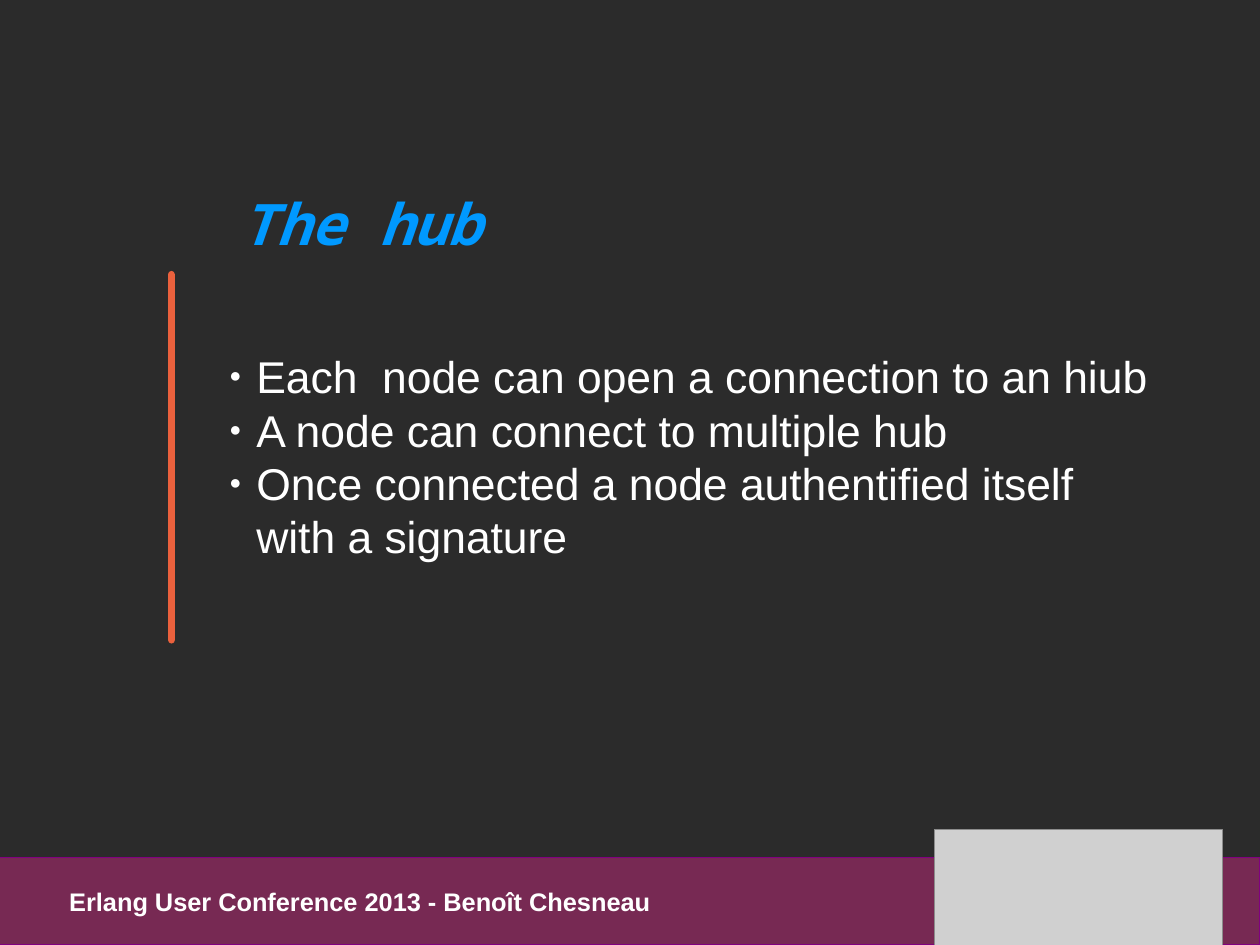
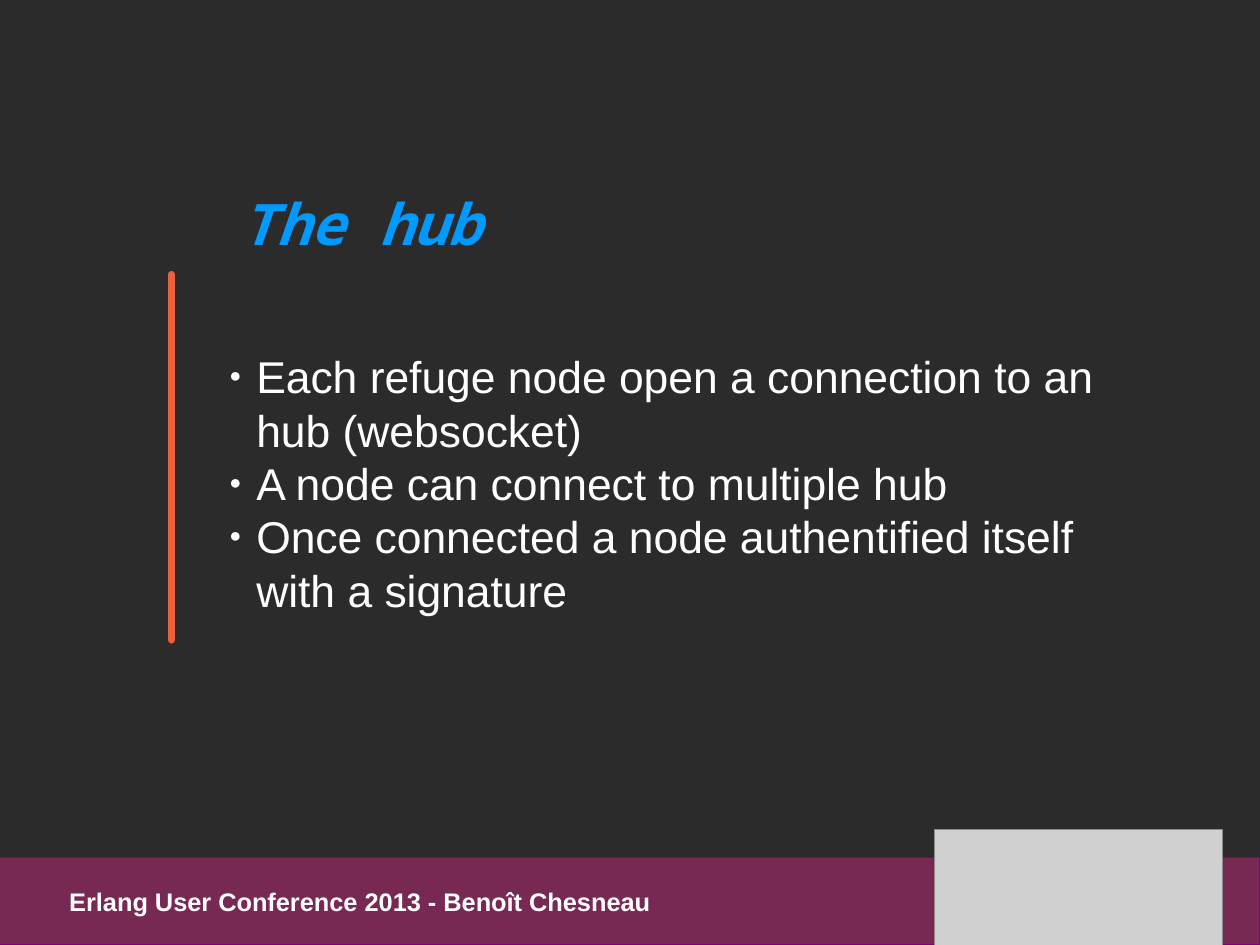
Before and after one commit to refuge/media, a slide deck: slide 34 of slides/pres_refuge_euc2013.odp (slide 30 before the commit). Drawn at 1260x945 pixels with LibreOffice and Linux fonts; fonts in the diff are those of the drawing; grey boxes stand for pictures; background and template pictures are left out; a plain dark background stands for a picture behind light text. Boxes give left, top, right and bottom in pixels: in the first picture for what was removed or moved away, otherwise in the second. Text is boxed around its words. In the diff, an @@ line names an element or a change of style, - is before the commit and + after.

```diff
--- a/slides/pres_refuge_euc2013.odp
+++ b/slides/pres_refuge_euc2013.odp
@@ text at [256,360,1093,456]: text changed @@
-● Each node can open a connection to an hiub
+● Each refuge node open a connection to an
+  hub (websocket)
```
Also in this commit, not shown: 10 other slides changed, 3 slides added, 2 other files.
